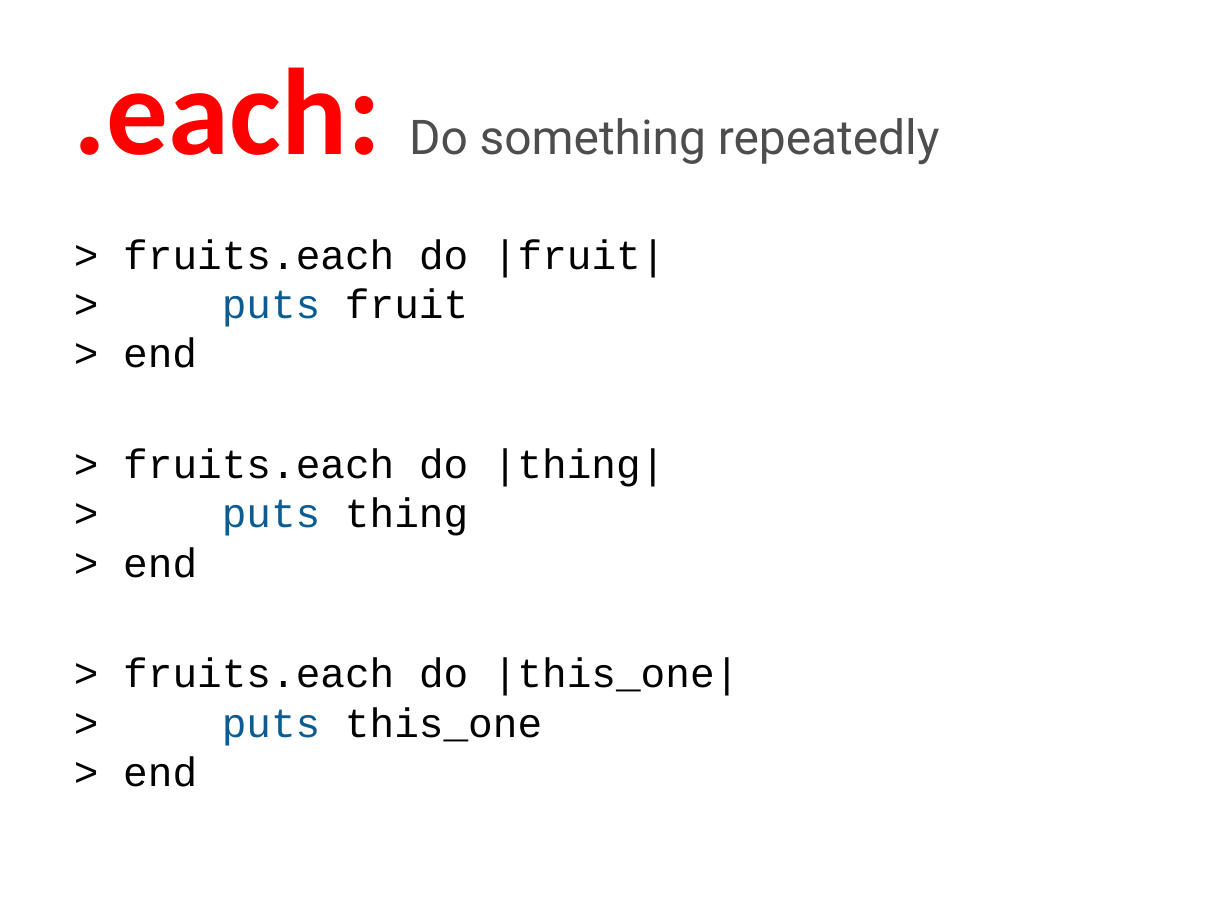
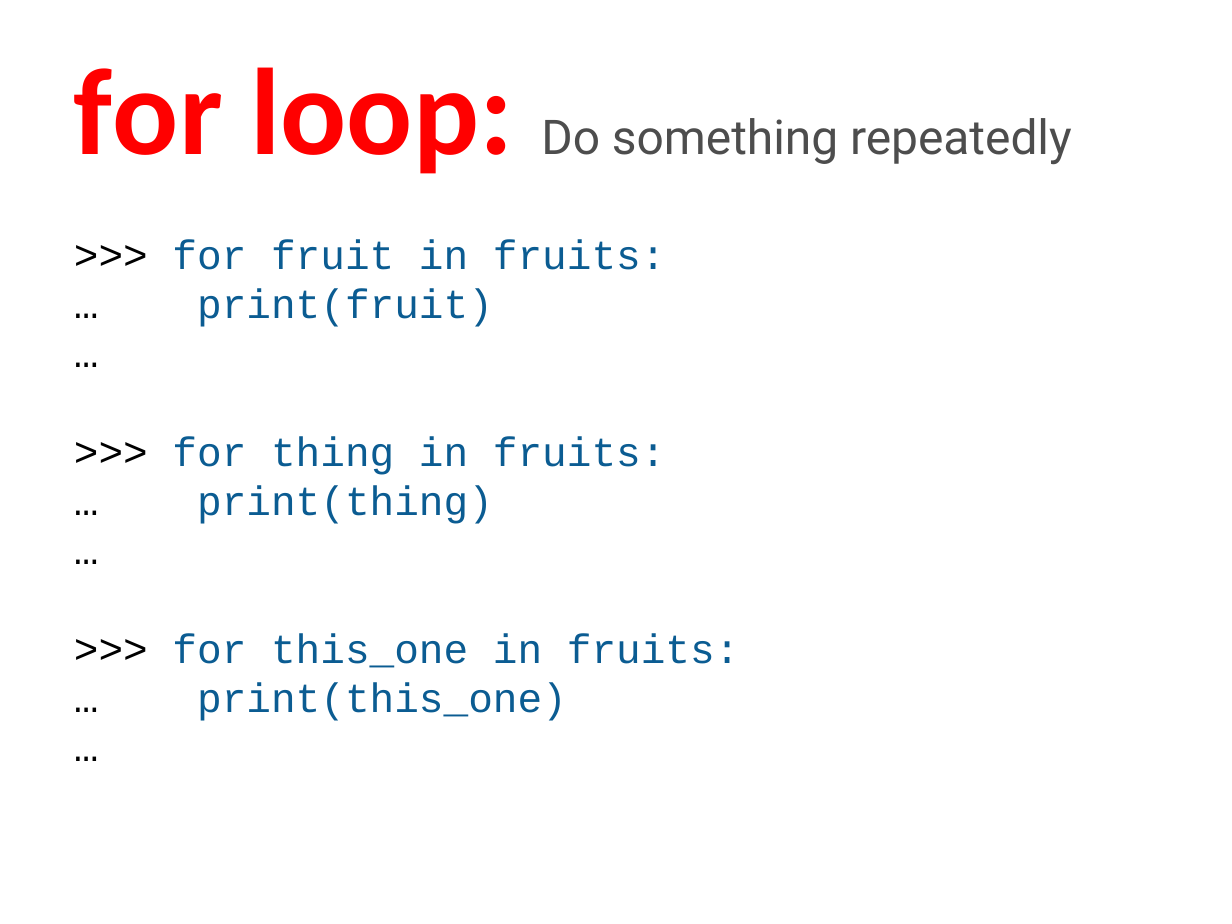
Before and after one commit to humanitiesprogramming/slides, a slide deck: slide 6 of 2017/python/B Done - ish/Python - Programming Concepts II.pptx. Drawn at 1232x924 pixels with LibreOffice and Linux fonts; fonts in the diff are those of the drawing. Boxes give left, top, right and bottom in pixels: in the first picture for what was removed or moved away, otherwise in the second. Text is boxed around its words. In the diff, an @@ line names an element or a change of style, - is before the commit and + after.

```diff
--- a/2017/python/B Done - ish/Python - Programming Concepts II.pptx
+++ b/2017/python/B Done - ish/Python - Programming Concepts II.pptx
@@ title at (x1=74, y1=67, x2=1072, y2=174): text changed @@
-.each: Do something repeatedly
+for loop: Do something repeatedly
@@ text at (x1=172, y1=239, x2=740, y2=721): text changed; text colour #000000 to #0B5C92 @@
-> fruits.each do |fruit|
-> puts fruit
-> end
-> fruits.each do |thing|
-> puts thing
-> end
-> fruits.each do |this_one|
-> puts this_one
-> end
+>>> for fruit in fruits:
+… print(fruit)
+…
+>>> for thing in fruits:
+… print(thing)
+…
+>>> for this_one in fruits:
+… print(this_one)
+…
```
Also in this commit, not shown: 17 other slides changed, 2 slides removed.
